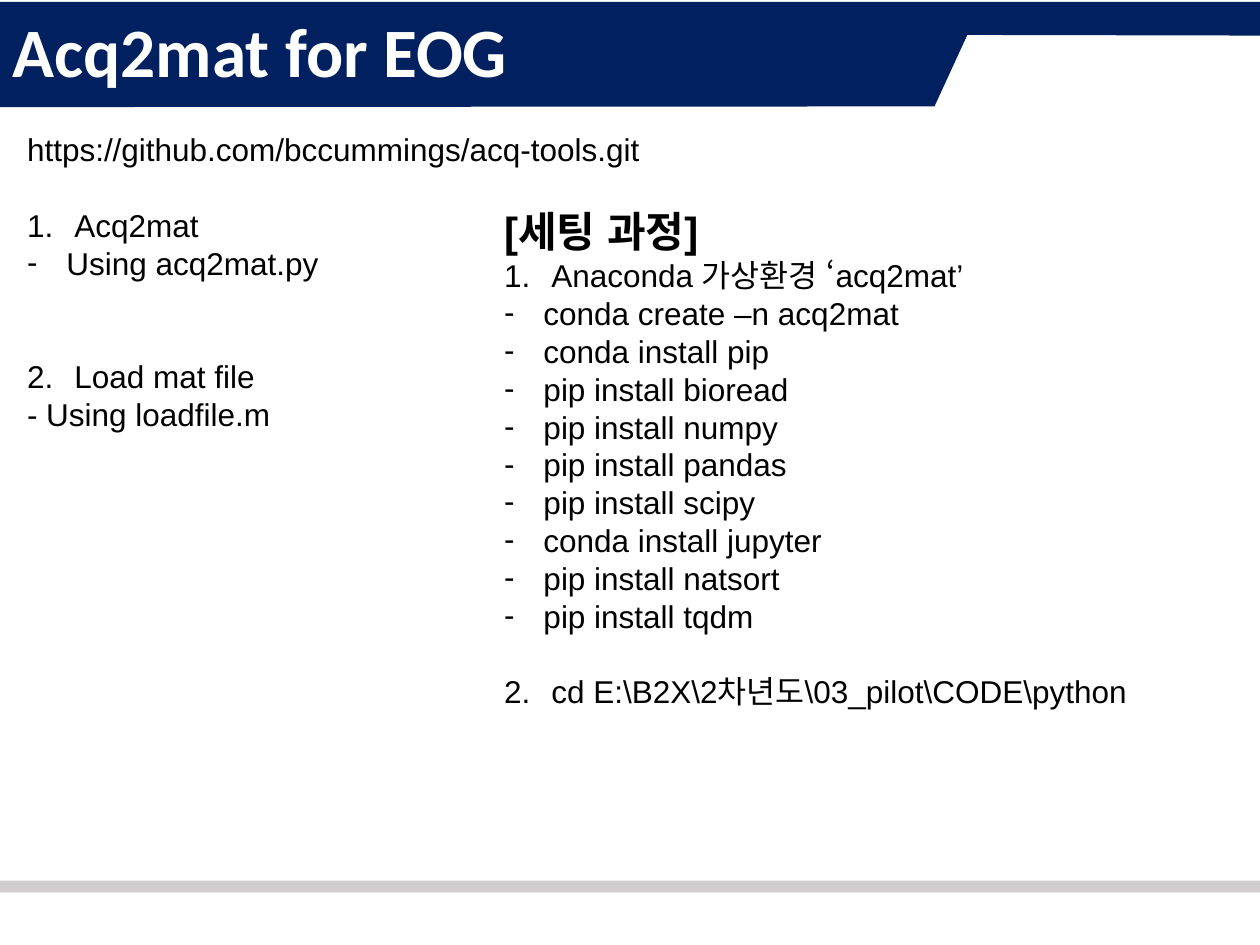
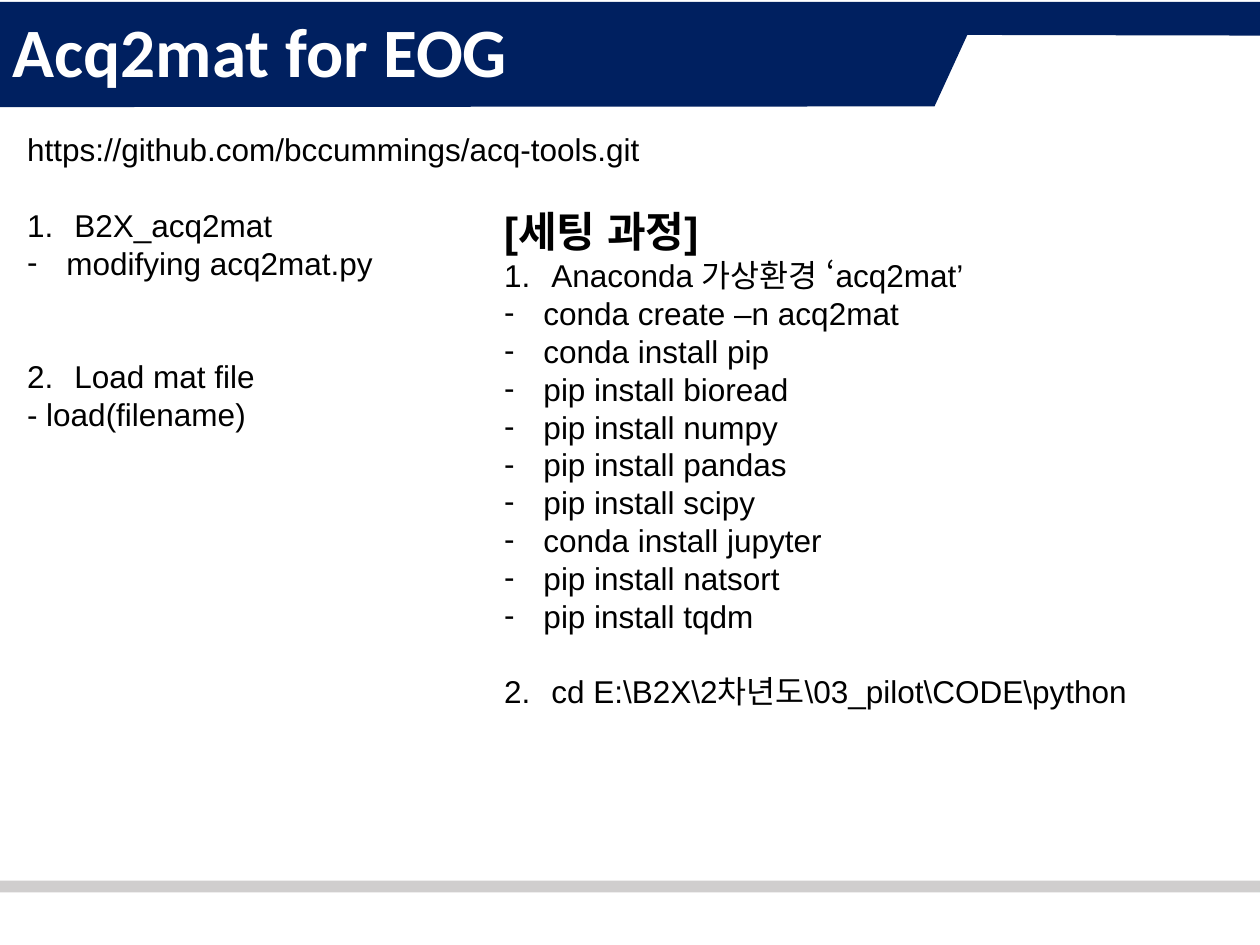
Before and after one commit to Esoh124/B2X_2nd_Year_3rd_Pilot_Customizing, a slide deck: slide 4 of 03_PILOT_Framework of Analysis.pptx. Drawn at 1260x945 pixels with LibreOffice and Linux fonts; fonts in the diff are those of the drawing; background and template pictures are left out. Boxes give left, top, right and bottom in pixels: in the first picture for what was removed or moved away, otherwise in the second. Text is boxed around its words. In the diff, an @@ line names an element or a change of style, - is before the commit and + after.

```diff
--- a/03_PILOT_Framework of Analysis.pptx
+++ b/03_PILOT_Framework of Analysis.pptx
@@ text at (x1=66, y1=215, x2=373, y2=281): text changed @@
-1. Acq2mat
-– Using acq2mat.py
+1. B2X_acq2mat
+– modifying acq2mat.py
@@ text at (x1=46, y1=403, x2=246, y2=432): text changed @@
-- Using loadfile.m
+- load(filename)
```
Also in this commit, not shown: 1 other slide changed, 4 other files.
